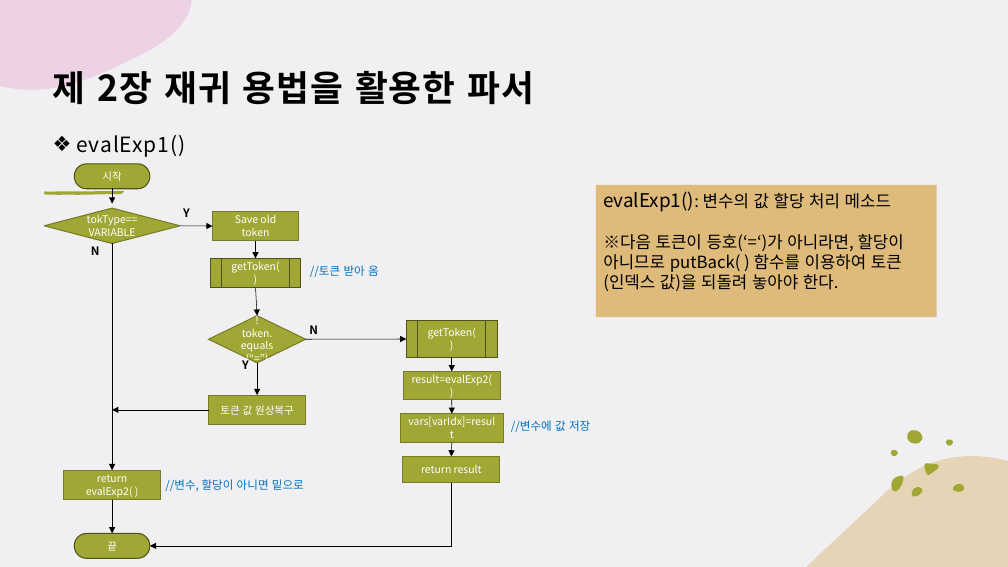
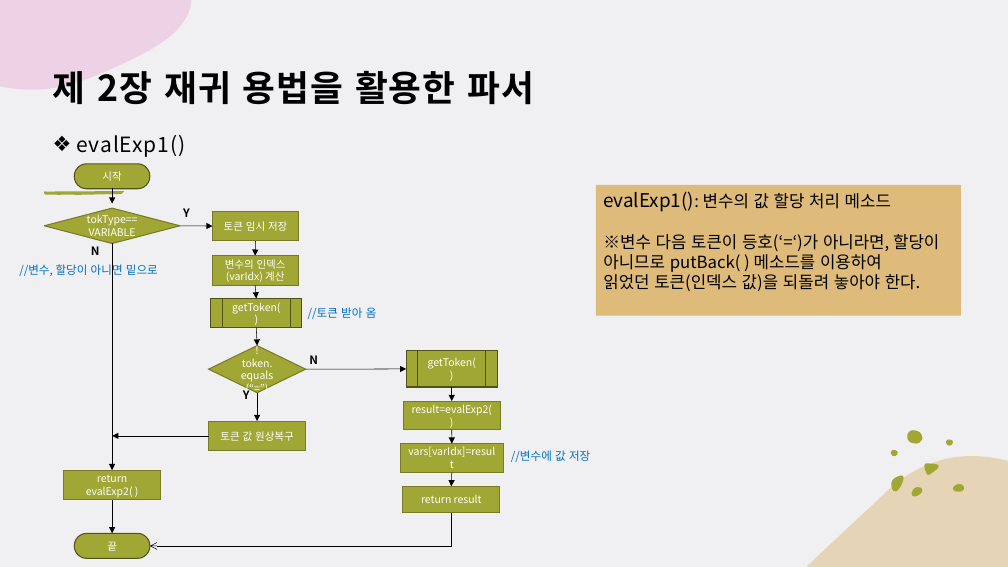
Before and after one commit to chaewon12/art-of-Java, a slide deck: slide 7 of Chapter02/CH02(21.12.27).pptx (slide 6 before the commit). Drawn at 1008x567 pixels with LibreOffice and Linux fonts; fonts in the diff are those of the drawing. Boxes give left, top, right and bottom in pixels: in the first picture for what was removed or moved away, otherwise in the second. Text is boxed around its words. In the diff, an @@ line names an element or a change of style, - is before the commit and + after.

Commit message:
Docs: Revise pptx
Correct typos and add file protection options.

```diff
--- a/Chapter02/CH02(21.12.27).pptx
+++ b/Chapter02/CH02(21.12.27).pptx
@@ rectangle "evalExp1(): 변수의 값 할당 처리 ..." resized from (x1=596, y1=185, x2=936, y2=318) to (x1=596, y1=185, x2=961, y2=316) @@
@@ text in rectangle at (x1=224, y1=221, x2=287, y2=231): text changed @@
-Save old token
+토큰 임시 저장
@@ text in rectangle at (x1=603, y1=234, x2=939, y2=291): text changed @@
-※다음 토큰이 등호(‘=‘)가 아니라면, 할당이 아니므로 putBack( ) 함수를 이용하여 토큰 (인덱스 값)을 되돌려 놓아야 한다.
+※변수 다음 토큰이 등호(‘=‘)가 아니라면, 할당이 아니므로 putBack( ) 메소드를 이용하여
+읽었던 토큰(인덱스 값)을 되돌려 놓아야 한다.
@@ text "//변수, 할당이 아니면 밑으로" rewrapped from (x1=165, y1=479, x2=304, y2=491) to (x1=19, y1=262, x2=158, y2=278) @@
@@ rectangle added at (x1=212, y1=256, x2=299, y2=285), fill #A1A734, outline #757A25 1 pt, 10 pt, text #FFFFFF @@
+변수의 인덱스(varIdx) 계산
@@ arrow moved from (256, 240) - (256, 259) to (256, 240) - (255, 256) @@
@@ flow chart predefined process "getToken( )" moved from (x1=210, y1=259, x2=301, y2=288) to (x1=211, y1=299, x2=302, y2=328) @@
@@ arrow added from (255, 285) to (256, 299), #000000 0.5 pt @@
@@ arrow moved from (256, 287) - (257, 316) to (256, 328) - (257, 346) @@
@@ text "//토큰 받아 옴" moved from (x1=310, y1=265, x2=379, y2=277) to (x1=308, y1=307, x2=377, y2=319) @@
@@ text "Y" moved from (x1=242, y1=358, x2=249, y2=369) to (x1=243, y1=387, x2=250, y2=399) @@
@@ arrow moved from (257, 363) - (257, 395) to (257, 393) - (257, 421) @@
@@ arrow moved from (209, 410) - (112, 410) to (209, 436) - (112, 436) @@
@@ rectangle "토큰 값 원상복구" moved from (x1=209, y1=395, x2=306, y2=425) to (x1=209, y1=421, x2=306, y2=451) @@
@@ 4 arrows, 3 rectangles, 2 texts, 1 diamond, 1 flow chart predefined process moved together from (x1=209, y1=316, x2=590, y2=483) to (x1=209, y1=346, x2=590, y2=513) @@
@@ elbow arrow moved from (451, 482) - (150, 546) to (451, 513) - (150, 546) @@
@@ elbow arrow (451, 513) - (150, 546): arrowheads changed @@
```
Also in this commit, not shown: 14 other slides changed, 1 slide added, 1 slide removed, 2 other files.
